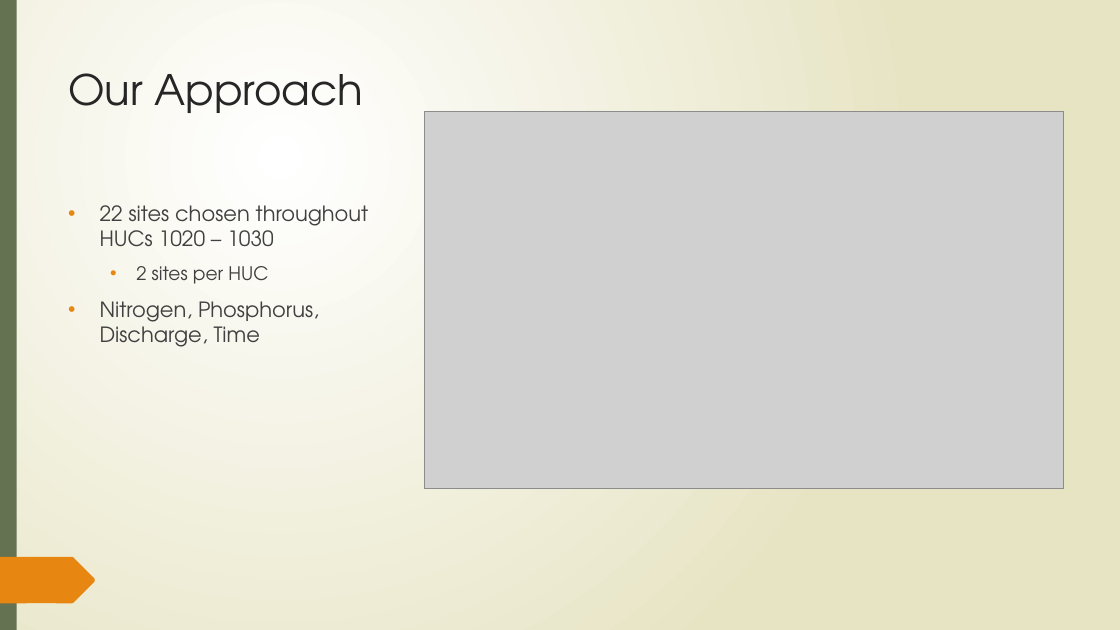
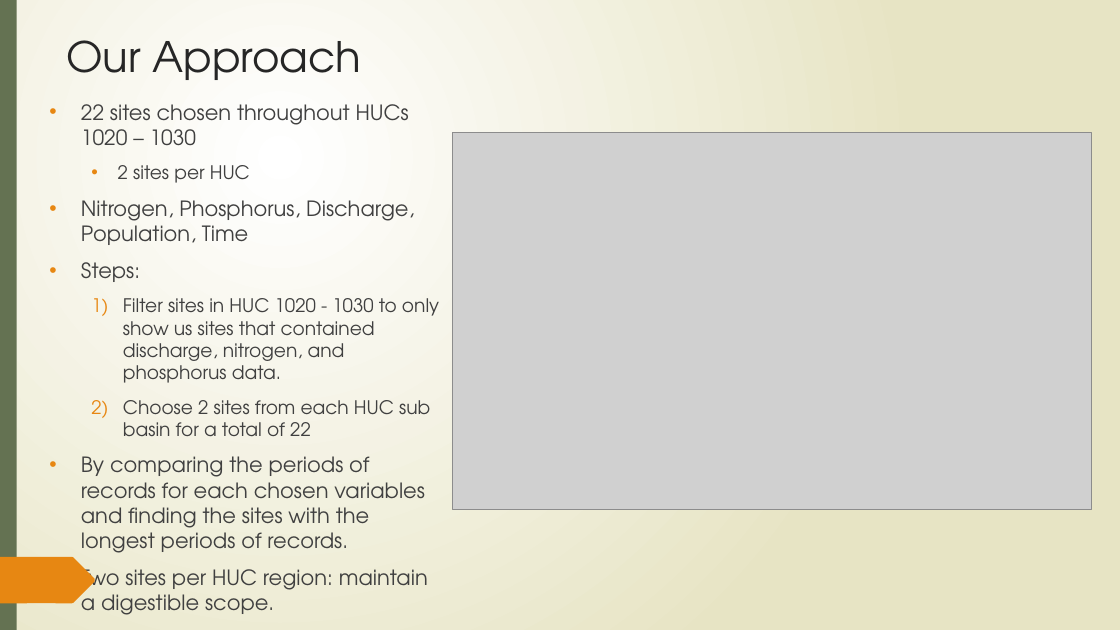
Before and after one commit to forkhala/Hydrologic_Data_Analysis_Final_Proj, a slide deck: slide 4 of TeamDocs/Examining the Hydrologic Properties of the Missouri River.pptx. Drawn at 1120x630 pixels with LibreOffice and Linux fonts; fonts in the diff are those of the drawing; grey boxes stand for pictures. Boxes give left, top, right and bottom in pixels: in the first picture for what was removed or moved away, otherwise in the second. Text is boxed around its words. In the diff, an @@ line names an element or a change of style, - is before the commit and + after.

```diff
--- a/TeamDocs/Examining the Hydrologic Properties of the Missouri River.pptx
+++ b/TeamDocs/Examining the Hydrologic Properties of the Missouri River.pptx
@@ title "Our Approach" moved from (x1=68, y1=73, x2=363, y2=113) to (x1=66, y1=40, x2=362, y2=80) @@
@@ text "22 sites chosen throughout HUCs ..." moved from (x1=100, y1=205, x2=369, y2=347) to (x1=81, y1=104, x2=439, y2=595) @@
@@ picture moved from (x1=424, y1=112, x2=1063, y2=489) to (x1=453, y1=133, x2=1091, y2=510) @@
@@ text at (x1=81, y1=200, x2=439, y2=595): text changed @@
-• Nitrogen, Phosphorus, Discharge, Time
+• Nitrogen, Phosphorus, Discharge, Population, Time
+• Steps:
+  1) Filter sites in HUC 1020 - 1030 to only show us sites that contained discharge, nitrogen, and phosphorus data.
+  2) Choose 2 sites from each HUC sub basin for a total of 22
+• By comparing the periods of records for each chosen variables and finding the sites with the longest periods of records.
+• Two sites per HUC region: maintain a digestible scope.
```
Also in this commit, not shown: 5 other slides changed.
